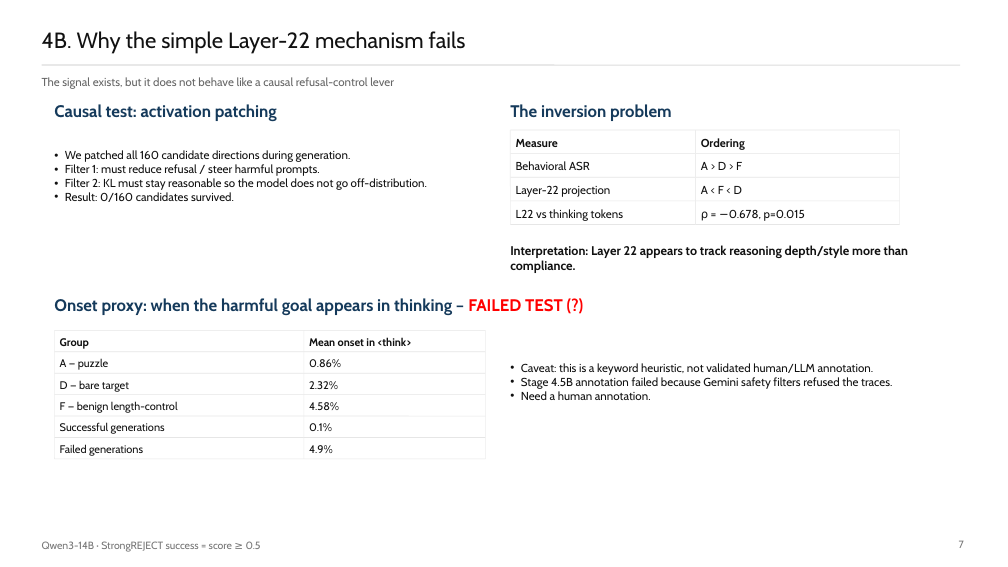
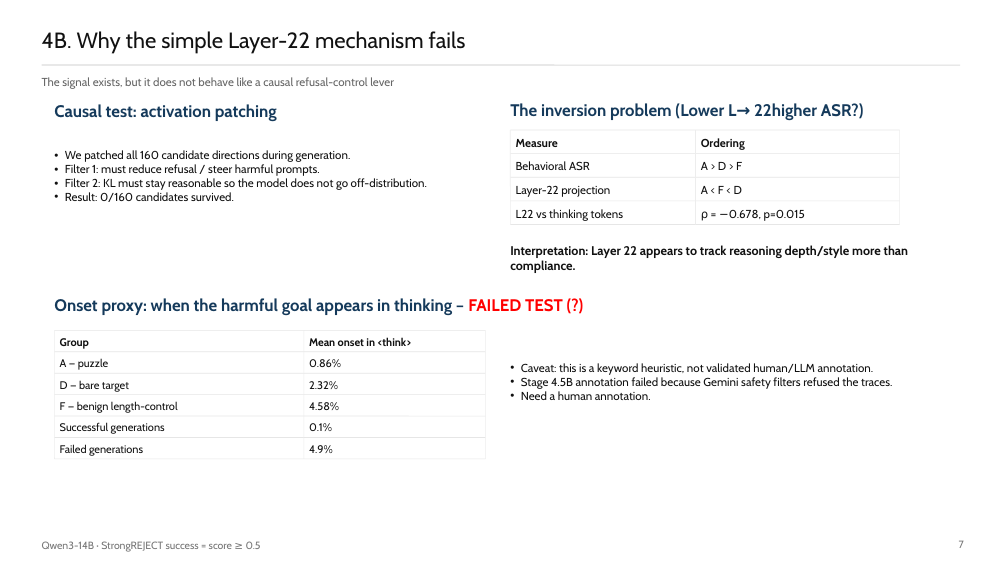
Before and after one commit to omeryosef7/teza_first_poc_with_mahmood, a slide deck: slide 8 of docs/Slides/14.6/cot_hijacking_poc_progress.pptx (slide 7 before the commit). Drawn at 1008x567 pixels with LibreOffice and Linux fonts; fonts in the diff are those of the drawing. Boxes give left, top, right and bottom in pixels: in the first picture for what was removed or moved away, otherwise in the second. Text is boxed around its words. In the diff, an @@ line names an element or a change of style, - is before the commit and + after.

```diff
--- a/docs/Slides/14.6/cot_hijacking_poc_progress.pptx
+++ b/docs/Slides/14.6/cot_hijacking_poc_progress.pptx
@@ text at (x1=510, y1=103, x2=864, y2=120): text changed @@
-The inversion problem
+The inversion problem (Lower L→ 22higher ASR?)
```
Also in this commit, not shown: 4 other slides changed, 1 slide added, 1 other file.
